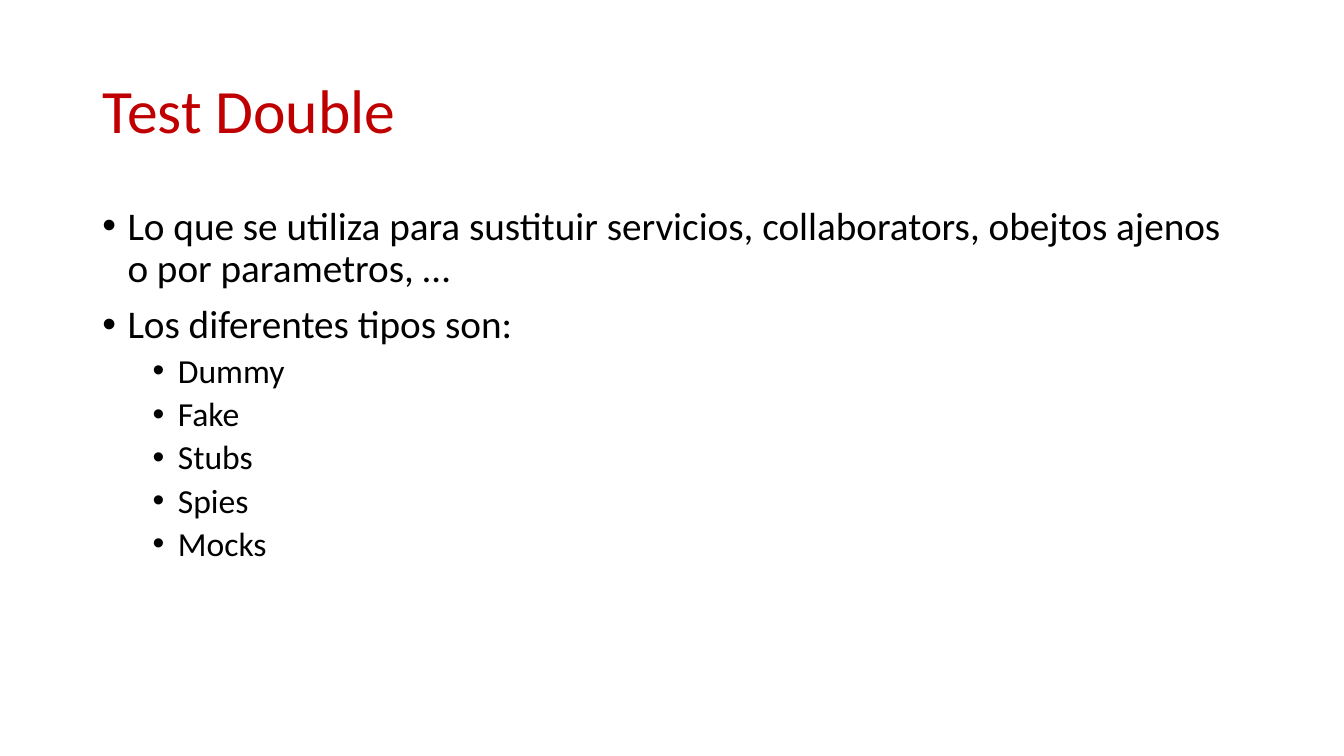
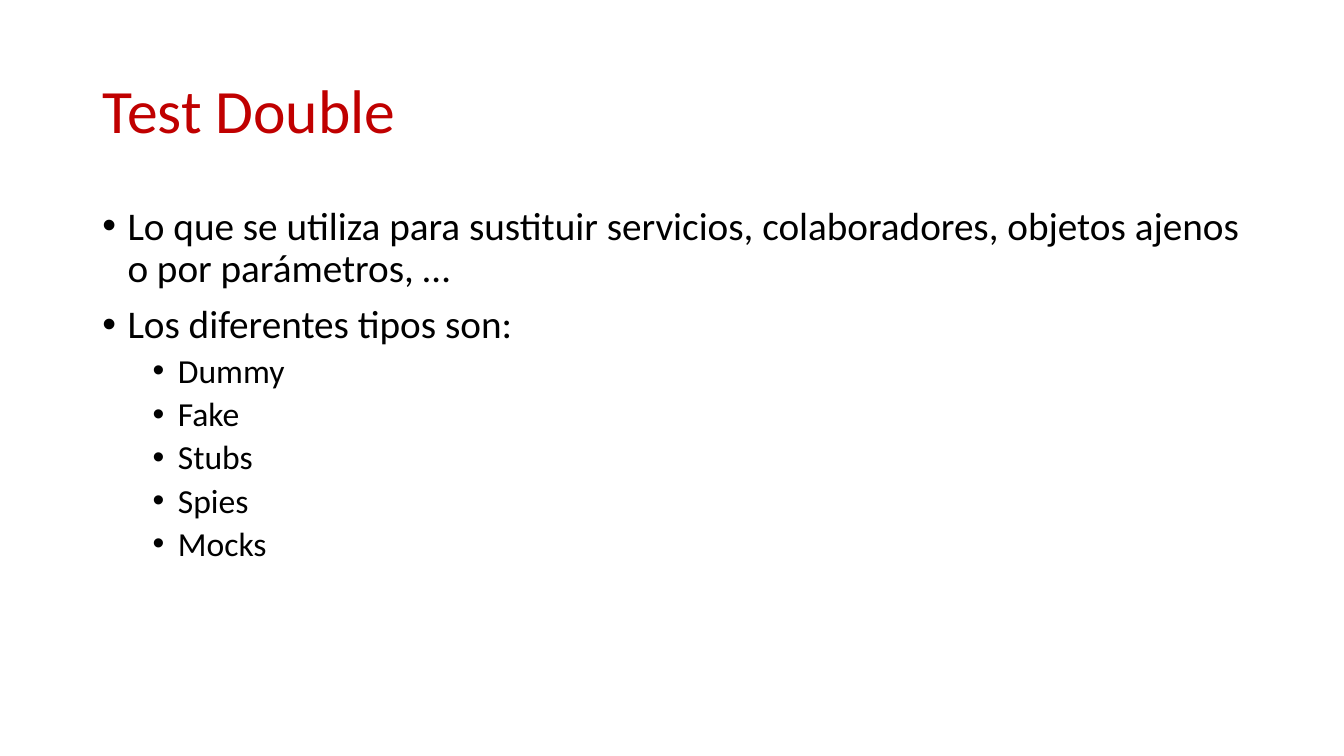
Before and after one commit to ericuss/TDD-Miercolex-Tokiota, a slide deck: slide 4 of Documentacion/jasmine.pptx. Drawn at 1344x756 pixels with LibreOffice and Linux fonts; fonts in the diff are those of the drawing; background and template pictures are left out. Boxes give left, top, right and bottom in pixels: in the first picture for what was removed or moved away, otherwise in the second. Text is boxed around its words. In the diff, an @@ line names an element or a change of style, - is before the commit and + after.

```diff
--- a/Documentacion/jasmine.pptx
+++ b/Documentacion/jasmine.pptx
@@ text at box(128, 212, 1239, 289): text changed @@
-• Lo que se utiliza para sustituir servicios, collaborators, obejtos ajenos o por parametros, …
+• Lo que se utiliza para sustituir servicios, colaboradores, objetos ajenos o por parámetros, …
```
Also in this commit, not shown: 4 other slides changed, 6 slides added, 2 slides removed, 1 other file.
